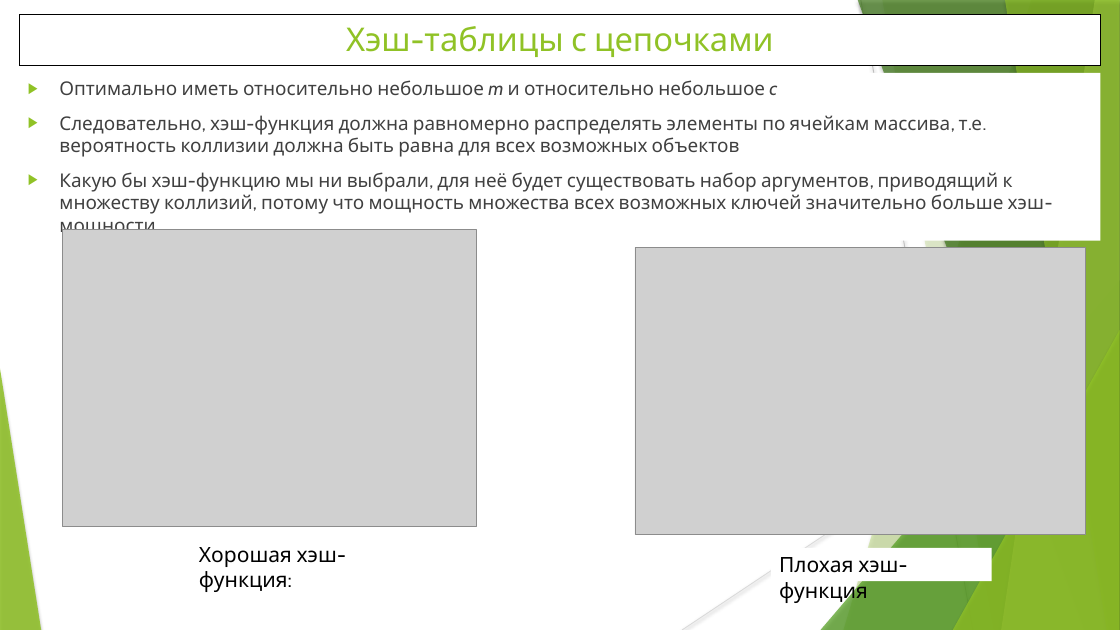
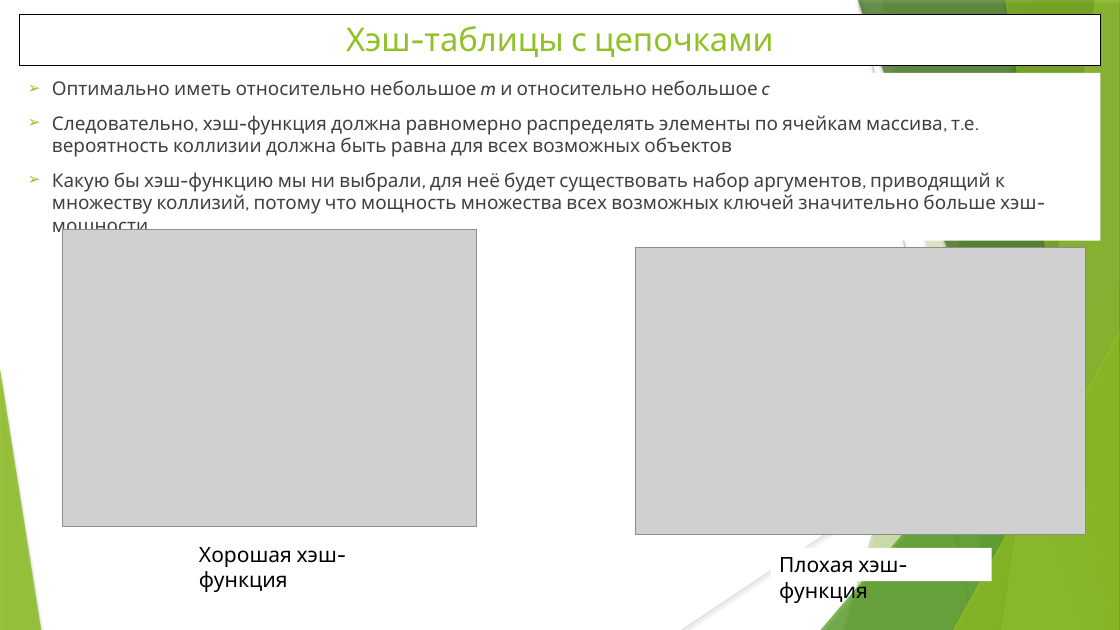
Before and after one commit to WhiteCatStudies/lectures, a slide deck: slide 5 of pt2/lectures/lecture5/lecture5.pptx. Drawn at 1120x630 pixels with LibreOffice and Linux fonts; fonts in the diff are those of the drawing; grey boxes stand for pictures. Boxes give left, top, right and bottom in pixels: in the first picture for what was removed or moved away, otherwise in the second. Text is boxed around its words. In the diff, an @@ line names an element or a change of style, - is before the commit and + after.

```diff
--- a/pt2/lectures/lecture5/lecture5.pptx
+++ b/pt2/lectures/lecture5/lecture5.pptx
@@ text "Оптимально иметь относительно небольшое m ..." at <box>52,80,1036,238</box>: bullet ▶ to ➢ @@
@@ text at <box>199,547,337,592</box>: text changed @@
-Хорошая хэш-функция:
+Хорошая хэш-функция
```
Also in this commit, not shown: 7 other slides changed, 1 slide added, 6 slides removed.
